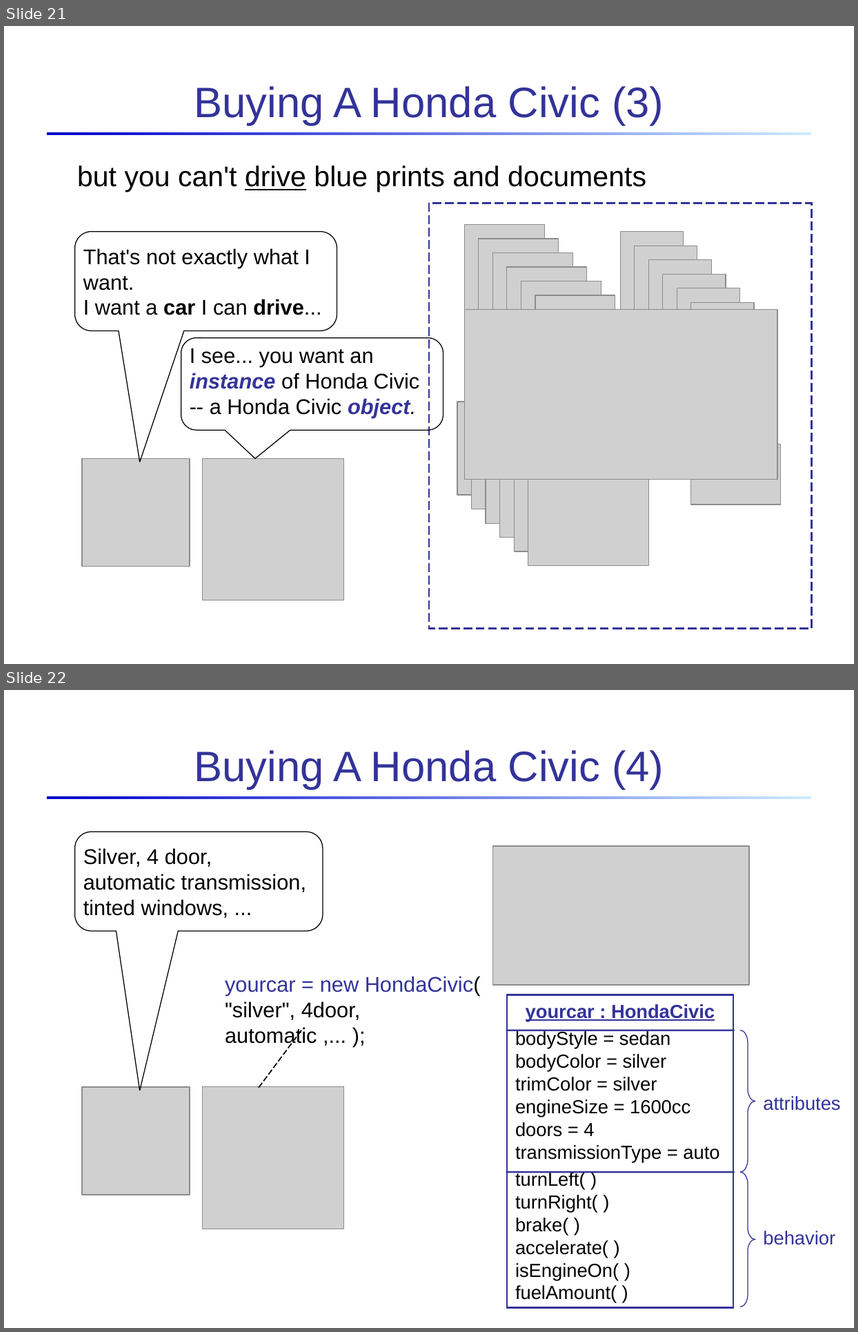
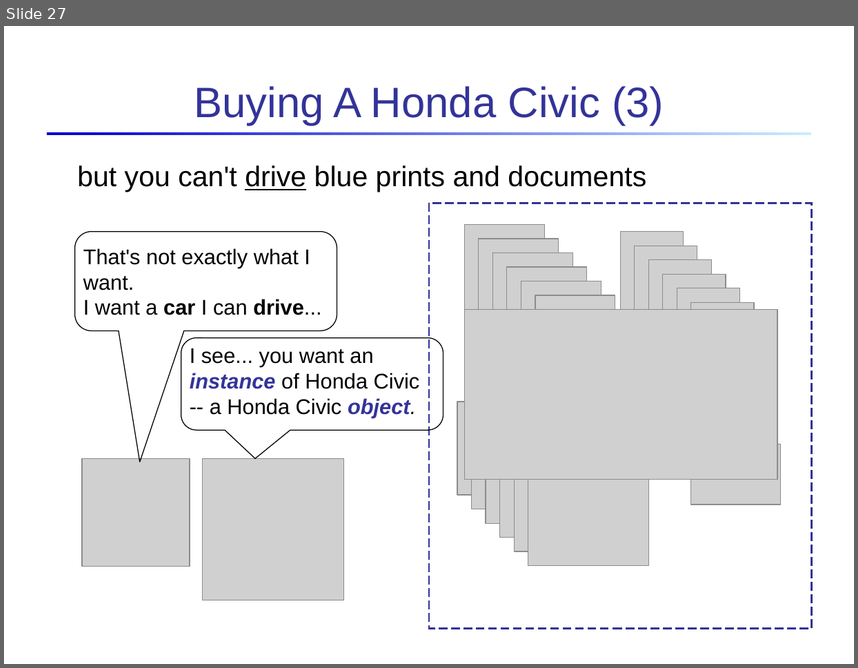
Before and after one commit to skeoop/skeoop.github.io, a slide deck: week1/2-Introduction-to-Objects.ppt. Shown one above the other, each under a label of ours: slides 21 and 22 before the commit, slide 27 after it. The pictures are 858x1332 and 858x668 pixels, drawn with LibreOffice and Linux fonts; fonts in the diff are those of the drawing; grey boxes stand for pictures. Boxes give left, top, right and bottom in pixels: in the first picture for what was removed or moved away, otherwise in the second. Text is boxed around its words. In the diff, an @@ line names an element or a change of style, - is before the commit and + after.

```diff
--- a/week1/2-Introduction-to-Objects.ppt
+++ b/week1/2-Introduction-to-Objects.ppt
@@ slide 22 removed at bbox=[4, 690, 854, 1328], background #FFFFFF; not listed: 1 template element that a slide beside it also shows @@
@@ title removed at bbox=[194, 750, 664, 789] @@
-Buying A Honda Civic (4)
@@ rounded speech box removed at bbox=[74, 832, 323, 931] @@
@@ text removed at bbox=[83, 848, 306, 918] @@
-Silver, 4 door,
-automatic transmission, tinted windows, ...
@@ picture removed at bbox=[493, 845, 749, 984] @@
@@ text removed at bbox=[225, 976, 481, 1046] @@
-yourcar = new HondaCivic(
-"silver", 4door, automatic ,... );
@@ rectangle removed at bbox=[507, 994, 733, 1307] @@
-yourcar : HondaCivic
-bodyStyle = sedan
-bodyColor = silver
-trimColor = silver
-engineSize = 1600cc
-doors = 4
-transmissionType = auto
-turnLeft( )
-turnRight( )
-brake( )
-accelerate( )
-isEngineOn( )
-fuelAmount( )
@@ line removed from (259, 1087) to (301, 1030) @@
@@ line removed from (507, 1030) to (733, 1030) @@
@@ freeform shape removed at bbox=[741, 1030, 755, 1172] @@
@@ picture removed at bbox=[82, 1087, 190, 1195] @@
@@ picture removed at bbox=[202, 1087, 344, 1229] @@
@@ text removed at bbox=[763, 1096, 840, 1110] @@
-attributes
@@ line removed from (507, 1172) to (733, 1172) @@
@@ freeform shape removed at bbox=[741, 1172, 755, 1306] @@
@@ text removed at bbox=[763, 1230, 835, 1245] @@
-behavior
@@ what was slide 21 is now slide 27 @@
```
Also in this commit, not shown: 15 other slides changed, 8 slides added, 10 other slides removed, 2 other files.
